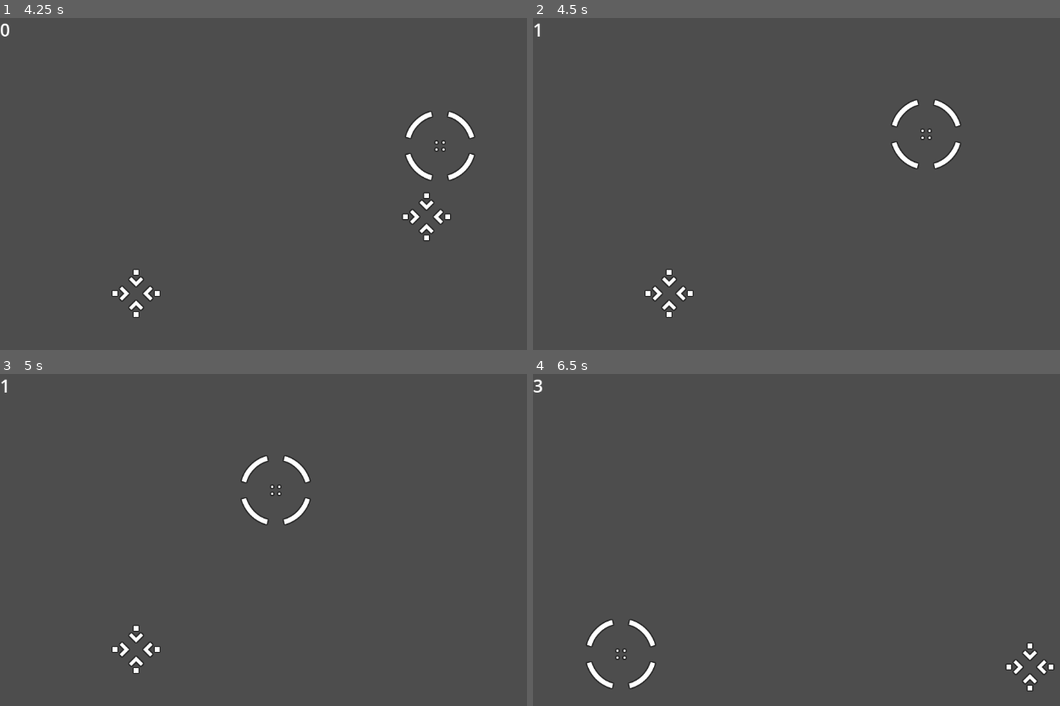
Above: before the commit, frames 1-4 (two rows, left to right).
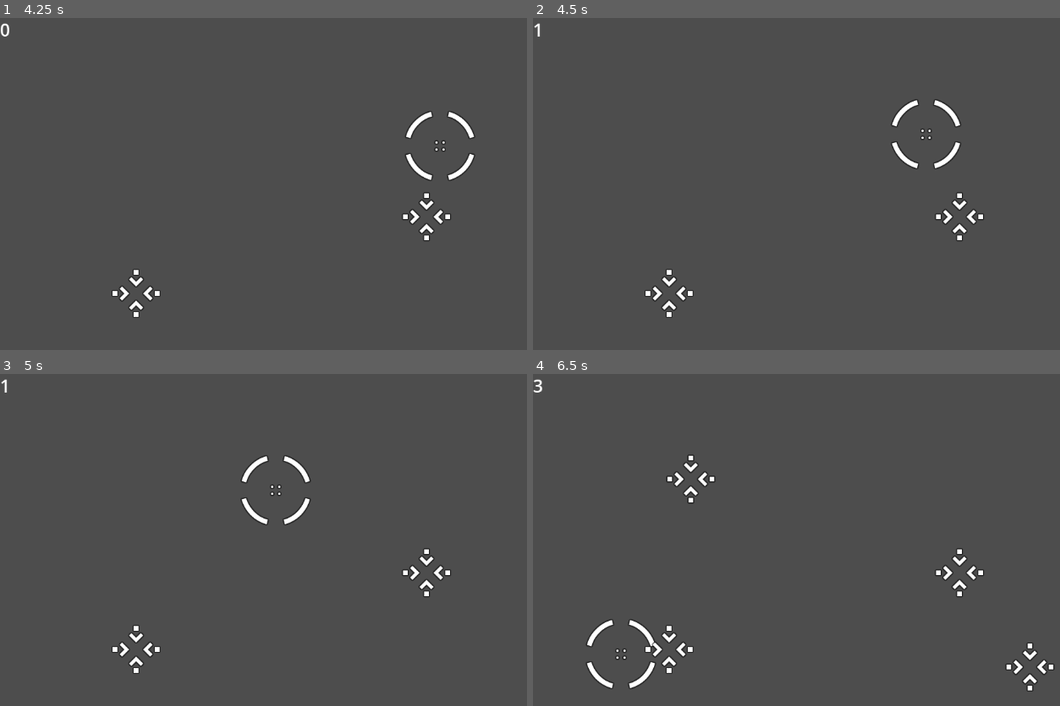
Above: after the commit, the same moments.

Repository: ubcs-io/simple_scanner
Game: Godot game, scene res://main.tscn
Two runs of this game, one before a commit and one after it. Both use one fixed random seed, a clock stepped at 60 frames per second and the inputs below.
Inputs:
- Up to frame 1 (4.25 s): click "Begin Scanning" at 0.5 s; tap Enter at 1.25 s; hold D (move_right) 1.28-2.03 s; hold Space (space) 1.28-2.03 s; hold S (move_down) 2.03-2.78 s; tap Space (space) at 2.1, 3.6 s; hold D (move_right) 2.78-3.53 s; hold Space (space) 2.78-3.53 s; hold W (move_up) from 3.53 s (still down)
- Up to frame 2 (4.5 s): release W (move_up) at 4.28 s; hold A (move_left) from 4.28 s (still down); hold Space (space) from 4.28 s (still down)
- Up to frame 3 (5 s): keep holding A (move_left); keep holding Space (space)
- Up to frame 4 (6.5 s): release Space (space) at 5.03 s; tap Space (space) at 5.1 s; release A (move_left) at 5.78 s; hold S (move_down) from 5.78 s (still down); hold Space (space) from 5.78 s (still down)

Frame 1 is identical in both runs. In frame 2, 0.3% of the frame differs, in the area x 76-86%, y 52-68%; in frame 3, 0.3%; in frame 4, 0.9%, in the area x 21-86%, y 24-91%.
Error in both runs: Invalid operands 'String' and 'Nil' in operator 'in'. (res://main.gd:109)

Commit message:
Cleanup and tidying

Diff:
--- a/cursor.gd
+++ b/cursor.gd
@@ -39,18 +39,15 @@
 	$contact_isolated.play()
 	on_contact = body
 
+	# Send a connected call to the server indicating it's been isolated
+
 func lock_contact(body):
 	if body.is_in_group("contacts"):
 		on_contact = null
 		locked.emit(body.get_instance_id())
-		#print(body)
-		#print("Sending lock signal for " + str(body.get_instance_id()))
-		lock_contact_by_id(body.get_instance_id())
 
 func lock_contact_by_id (contact_id):
-	print("Removing contact " + str(contact_id))
 	var contact_to_remove = instance_from_id(int(contact_id))
-	print(contact_to_remove)
 	contact_to_remove.queue_free()
 
 func start(pos):
--- a/main.gd
+++ b/main.gd
@@ -102,19 +102,15 @@
 func _on_request_completed(result, response_code, headers, body):
 	var json = JSON.parse_string(body.get_string_from_utf8())
 	#print(response_code, headers)
-	print(json)
+	#print(json)
 	update_game(json)
 
 func update_game(heartbeat):
 	if 'status' in heartbeat && heartbeat.status == "locked":
-		#print("Sending lock signal for " + str(heartbeat.id))
 		if instance_from_id(int(heartbeat.id)):
-			print("Should remove: " + heartbeat.id)
-		#for contact in contact.get_wchildren():
-			#if heartbeat.id == contact.id:
-					#print("Should remove: " + contact.id)
-		#locked.emit(heartbeat.id)
-		#$cursor.lock_contact_by_id(heartbeat.id)
+			$cursor.lock_contact_by_id(heartbeat.id)
+			_increment_signals(heartbeat.id)
+
 
 # Game start/end methods
 func new_game():
